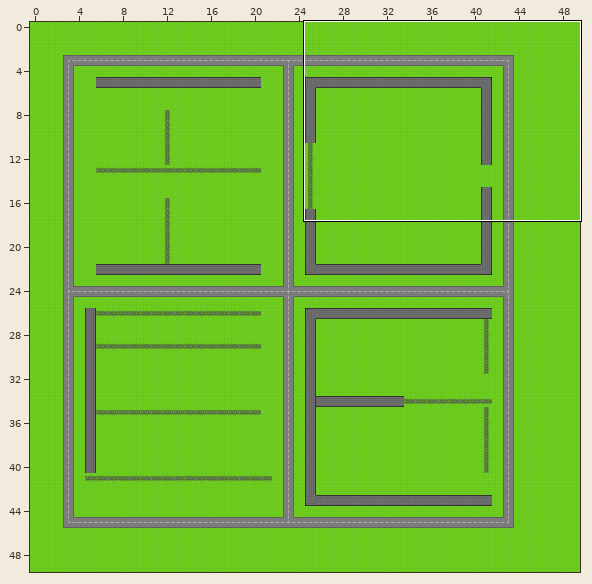
Tiled map: maps/level2.tmx. The first picture is a wide view before the edit; the outline marks the close-up.
Close-up. Earlier state:
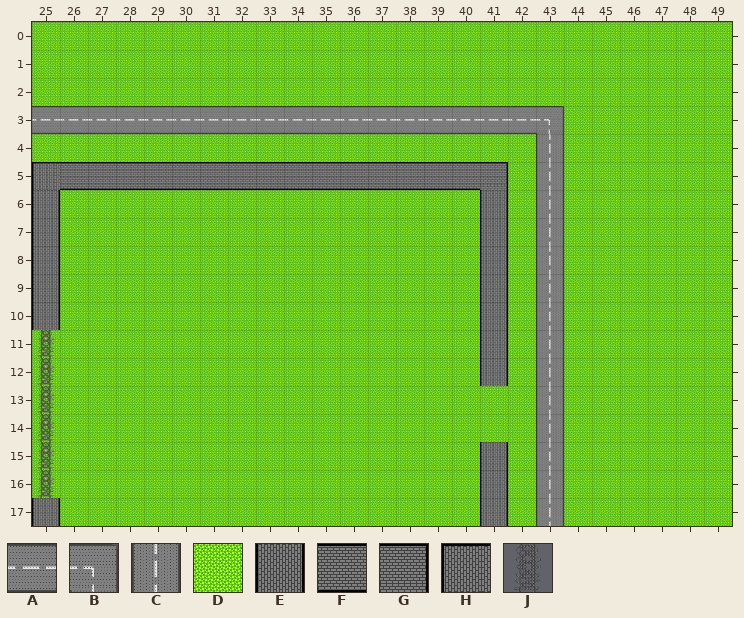
Cells are 64x64 px. Shown: x 25..49, y 0..17. The commit also changed other parts of the map, which this record leaves out.
Key: from "background": A 1, B 2, C 6, D 16; from "obstacles": E 0, F 1, G 2, H 5, J 6.
_ is an empty cell, # one hidden under a higher layer.
Layers that did not change in this view are not listed.
Layer "Background" before, first column x 25:
 0 DDDDDDDDDDDDDDDDDDDDDDDDD
 1 DDDDDDDDDDDDDDDDDDDDDDDDD
 2 DDDDDDDDDDDDDDDDDDDDDDDDD
 3 AAAAAAAAAAAAAAAAAABDDDDDD
 4 DDDDDDDDDDDDDDDDDDCDDDDDD
 5 #################DCDDDDDD
 6 #DDDDDDDDDDDDDDD#DCDDDDDD
 7 #DDDDDDDDDDDDDDD#DCDDDDDD
 8 #DDDDDDDDDDDDDDD#DCDDDDDD
 9 #DDDDDDDDDDDDDDD#DCDDDDDD
10 #DDDDDDDDDDDDDDD#DCDDDDDD
11 DDDDDDDDDDDDDDDD#DCDDDDDD
12 DDDDDDDDDDDDDDDD#DCDDDDDD
13 DDDDDDDDDDDDDDDDDDCDDDDDD
14 DDDDDDDDDDDDDDDDDDCDDDDDD
15 DDDDDDDDDDDDDDDD#DCDDDDDD
16 DDDDDDDDDDDDDDDD#DCDDDDDD
17 #DDDDDDDDDDDDDDD#DCDDDDDD
Layer "Obstacles" before, first column x 25:
 3 _________________________
 4 _________________________
 5 HFFFFFFFFFFFFFFFG________
 6 E_______________E________
 7 E_______________E________
 8 E_______________E________
 9 E_______________E________
10 E_______________E________
11 J_______________E________
12 J_______________E________
13 J________________________
14 J________________________
15 J_______________E________
16 J_______________E________
17 E_______________E________
Once edited:
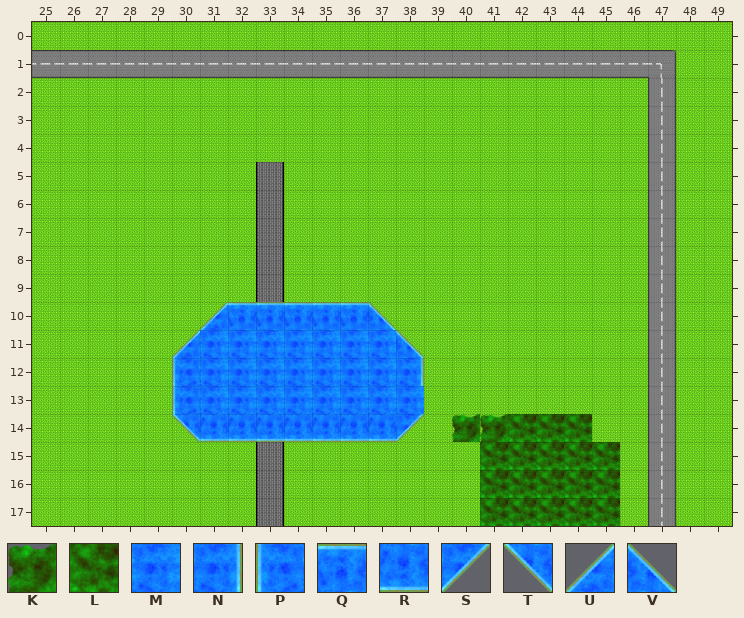
Further tiles: from "skylevel": K 0, L 1; from "world": M 32, N 33, P 34, Q 35, R 36, S 37, T 38, U 39, V 40.
Tiles of an added or newly shown layer are drawn over the layers below it.
Difference:
Layer "Background" (removed):
y 1: x 25..47 DDDDDDDDDDDDDDDDDDDDDDD -> _______________________
y 2: x 47 D -> _
y 3: x 25..43 AAAAAAAAAAAAAAAAAAB -> ___________________; x 47 D -> _
y 4..5: x 43 C -> _; x 47 D -> _
y 6..9: x 33 D -> _; x 43 C -> _; x 47 D -> _
y 10: x 31..37 DDDDDDD -> _______; x 43 C -> _; x 47 D -> _
y 11..13: x 25 D -> _; x 30..38 DDDDDDDDD -> _________; x 43 C -> _; x 47 D -> _
y 14: x 25 D -> _; x 30..38 DDDDDDDDD -> _________; x 40..44 DDDCD -> _____; x 47 D -> _
y 15..16: x 25 D -> _; x 33 D -> _; x 42..45 DCDD -> ____; x 47 D -> _
y 17: x 33 D -> _; x 42..45 DCDD -> ____; x 47 D -> _
Layer "Obstacles" (removed):
y 5: x 25..41 HFFFFFFFFFFFFFFFG -> _________________
y 6..10: x 25 E -> _; x 41 E -> _
y 11..12: x 25 J -> _; x 41 E -> _
y 13..14: x 25 J -> _
y 15..16: x 25 J -> _; x 41 E -> _
y 17: x 25 E -> _; x 41 E -> _
Layer "ground" (added):
y 1: x 47 _ -> D
y 3: x 25..43 ___________________ -> DDDDDDDDDDDDDDDDDDD
y 4: x 43 _ -> D
y 5: x 25..32 ________ -> DDDDDDDD; x 34..41 ________ -> DDDDDDDD; x 43 _ -> D
y 6..9: x 25 _ -> D; x 41 _ -> D; x 43 _ -> D
y 10: x 25 _ -> D; x 31 _ -> D; x 37 _ -> D; x 41 _ -> D; x 43 _ -> D
y 11: x 25 _ -> D; x 30 _ -> D; x 38 _ -> D; x 41 _ -> D; x 43 _ -> D
y 12: x 25 _ -> D; x 41 _ -> D; x 43 _ -> D
y 13: x 25 _ -> D; x 43 _ -> D
y 14: x 25 _ -> D; x 30 _ -> D; x 38 _ -> D; x 40..41 __ -> DD
y 15..17: x 25 _ -> D
Layer "world" (added):
y 1: x 25..47 _______________________ -> AAAAAAAAAAAAAAAAAAAAAAB
y 2..9: x 47 _ -> C
y 10: x 31..37 _______ -> UQQQQQV; x 47 _ -> C
y 11: x 30..38 _________ -> UMMMMMMMV; x 47 _ -> C
y 12: x 30..38 _________ -> PMMMMMMMN; x 47 _ -> C
y 13: x 30..38 _________ -> PMMMMMMMM; x 47 _ -> C
y 14: x 30..38 _________ -> TRRRRRRRS; x 47 _ -> C
y 15..17: x 47 _ -> C
Layer "weaponCollision" (added):
y 5..9: x 33 _ -> E
y 14: x 40..44 _____ -> KKLLL
y 15..17: x 33 _ -> E; x 41..45 _____ -> LLLLL
